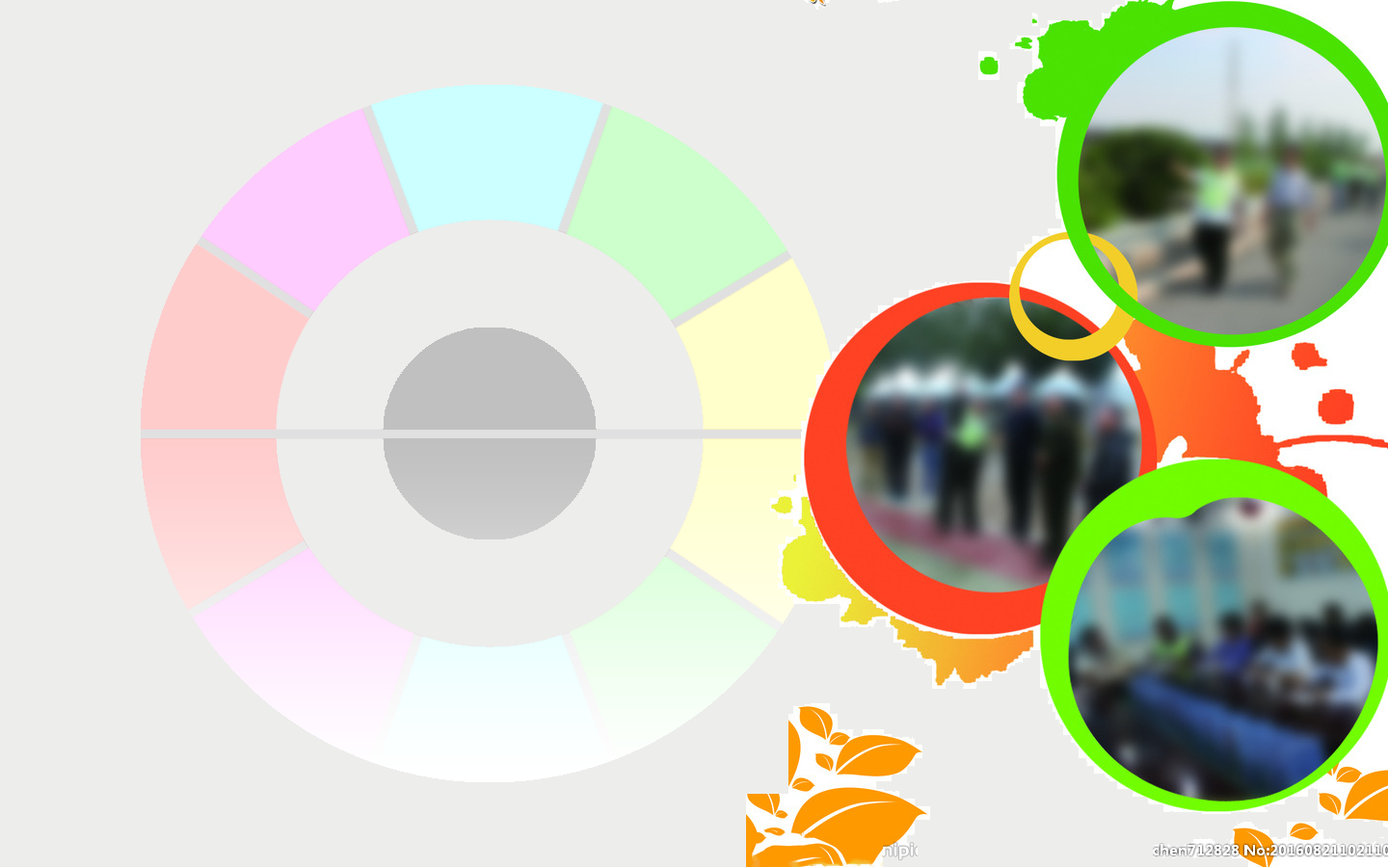
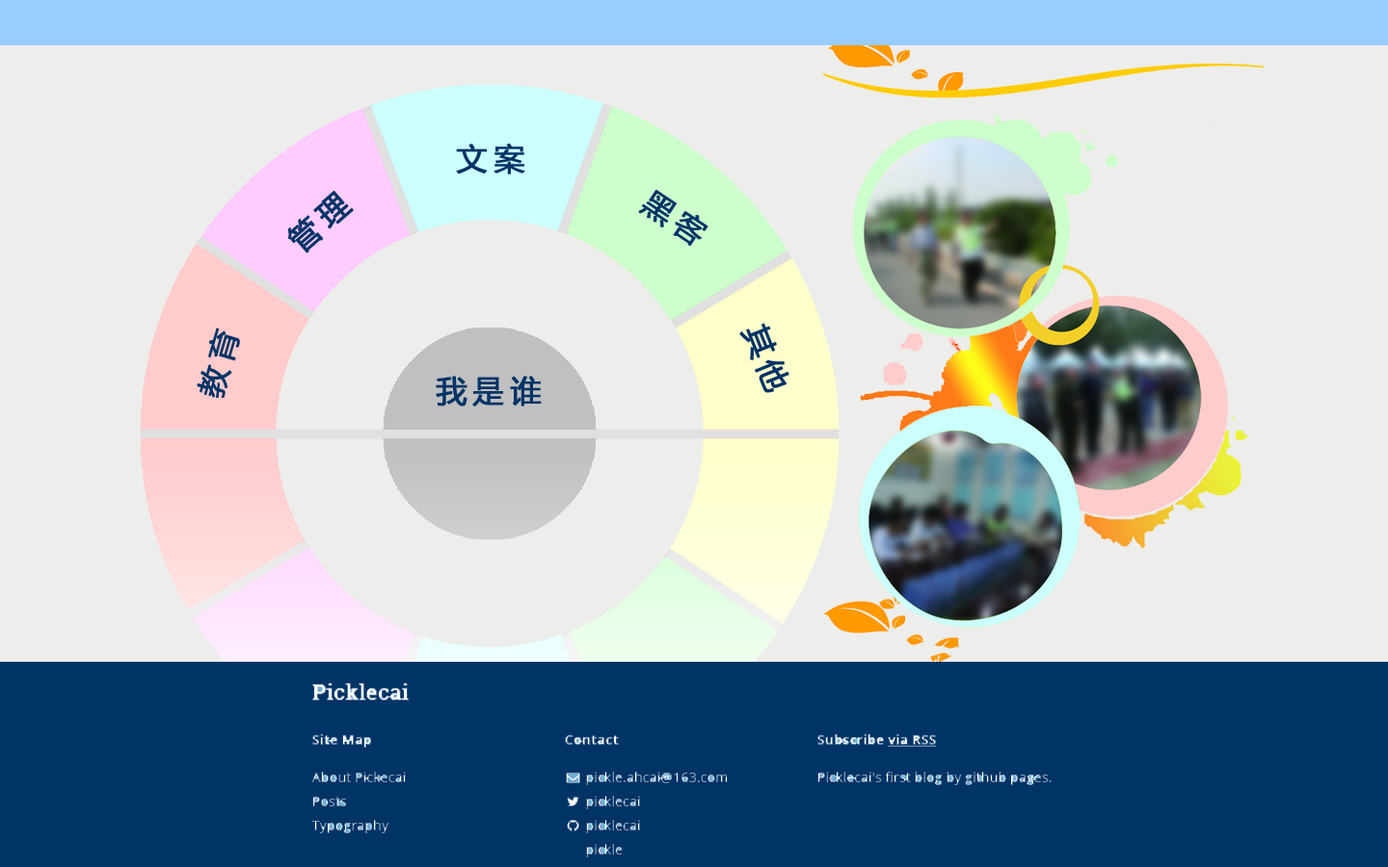
Layered file, before and after one edit (1388 × 867). Changes by layer:
added layer "图层 2" above "图层 1" over (0, 661, 1388, 867)
painted on "图层 1" over (745, 0, 1388, 867)
added layer "我是谁" above "其他" over (435, 375, 542, 407)
added layer "其他" above "黑客" over (739, 322, 790, 394)
added layer "黑客" above "文案" over (637, 189, 709, 246)
added layer "文案" above "管理" over (455, 143, 526, 175)
added layer "管理" above "教育" over (287, 190, 354, 254)
added layer "教育" above "等分线" over (196, 327, 240, 398)
added layer "形状 1" above "背景" over (0, 0, 1388, 46)
